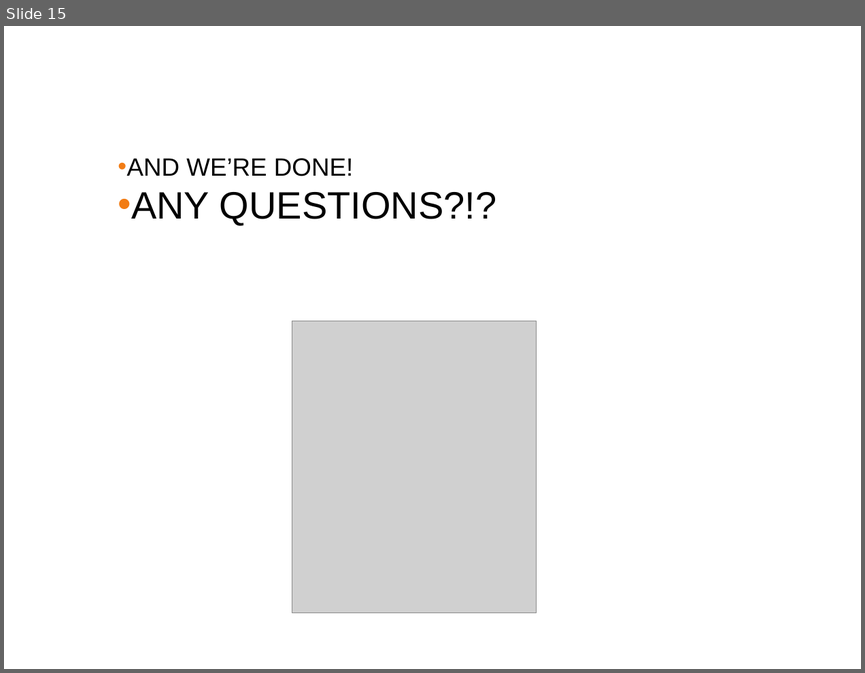
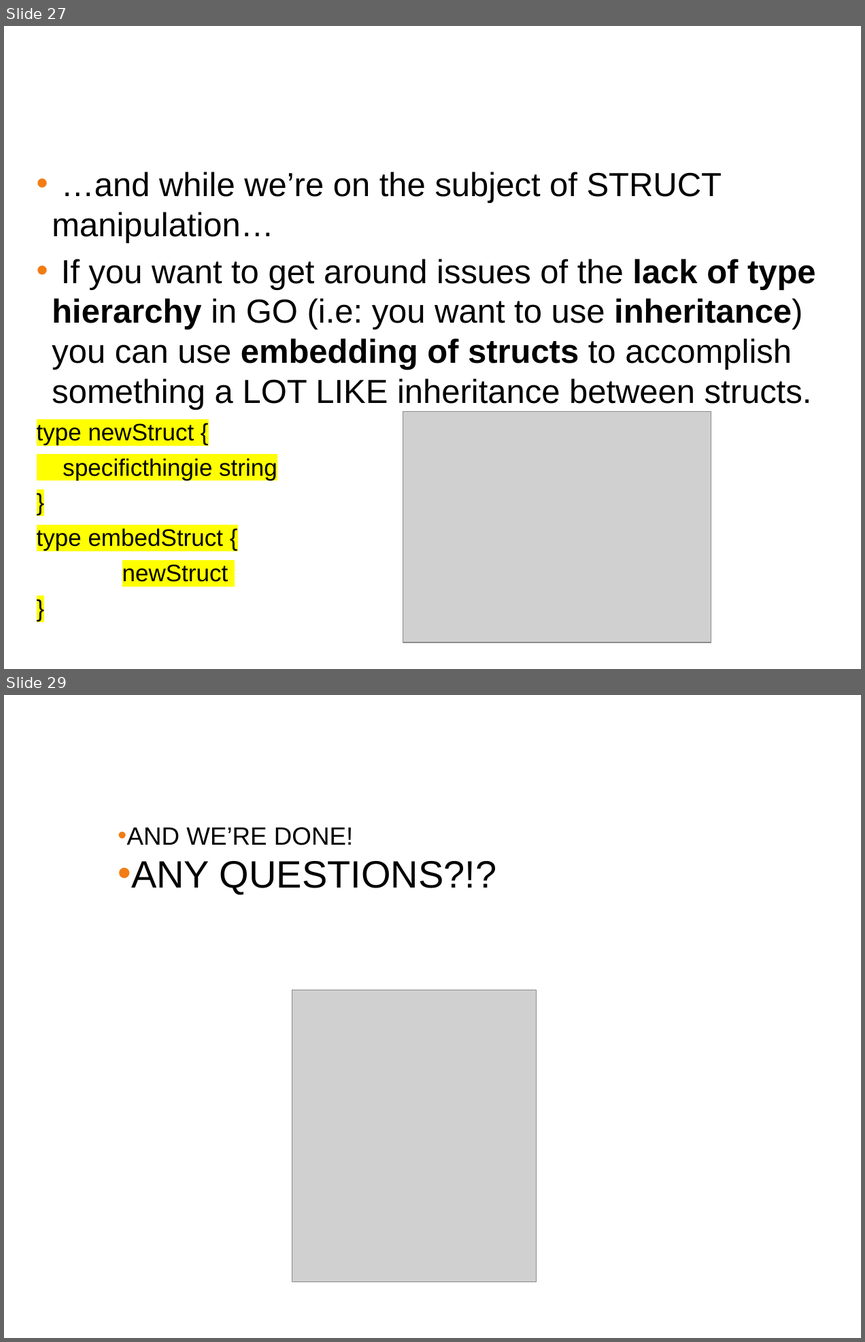
Before and after one commit to ferninphilly/golang_vmware, a slide deck: Module_Three/presentations/module_3_presentation.pptx. Shown one above the other, each under a label of ours: slide 15 before the commit, slides 27 and 29 after it; the slides between them are not shown. The pictures are 865x673 and 865x1342 pixels, drawn with LibreOffice and Linux fonts; fonts in the diff are those of the drawing; grey boxes stand for pictures; background and template pictures are left out. Boxes give left, top, right and bottom in pixels: in the first picture for what was removed or moved away, otherwise in the second. Text is boxed around its words. In the diff, an @@ line names an element or a change of style, - is before the commit and + after.

```diff
--- a/Module_Three/presentations/module_3_presentation.pptx
+++ b/Module_Three/presentations/module_3_presentation.pptx
@@ slide 27 added at [4, 26, 861, 669], background #FFFFFF @@
@@ title added at [11, 40, 853, 103], 38 pt, text #FFFFFF @@
+Embedding Structs in GO
@@ text added at [37, 172, 816, 582], 28 pt, text #000000 @@
+• …and while we’re on the subject of STRUCT manipulation…
+• If you want to get around issues of the lack of type hierarchy in GO (i.e: you want to use inheritance) you can use embedding of structs to accomplish something a LOT LIKE inheritance between structs.
+type newStruct {
+specificthingie string
+}
+type embedStruct {
+newStruct
+}
@@ picture added at [402, 412, 711, 642] @@
@@ what was slide 15 is now slide 29 @@
```
Also in this commit, not shown: 1 slide changed, 14 other slides added, 1 slide removed, 1 other file.
